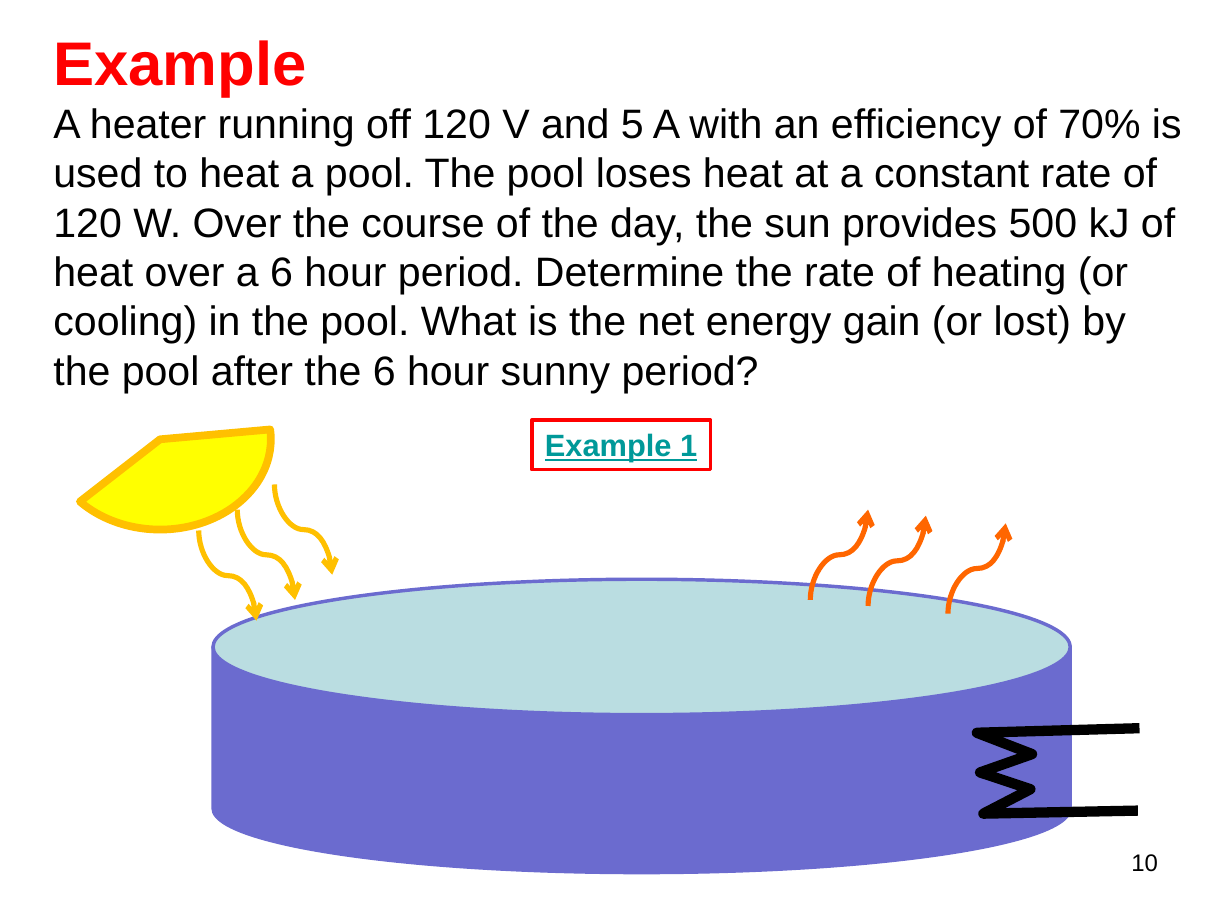
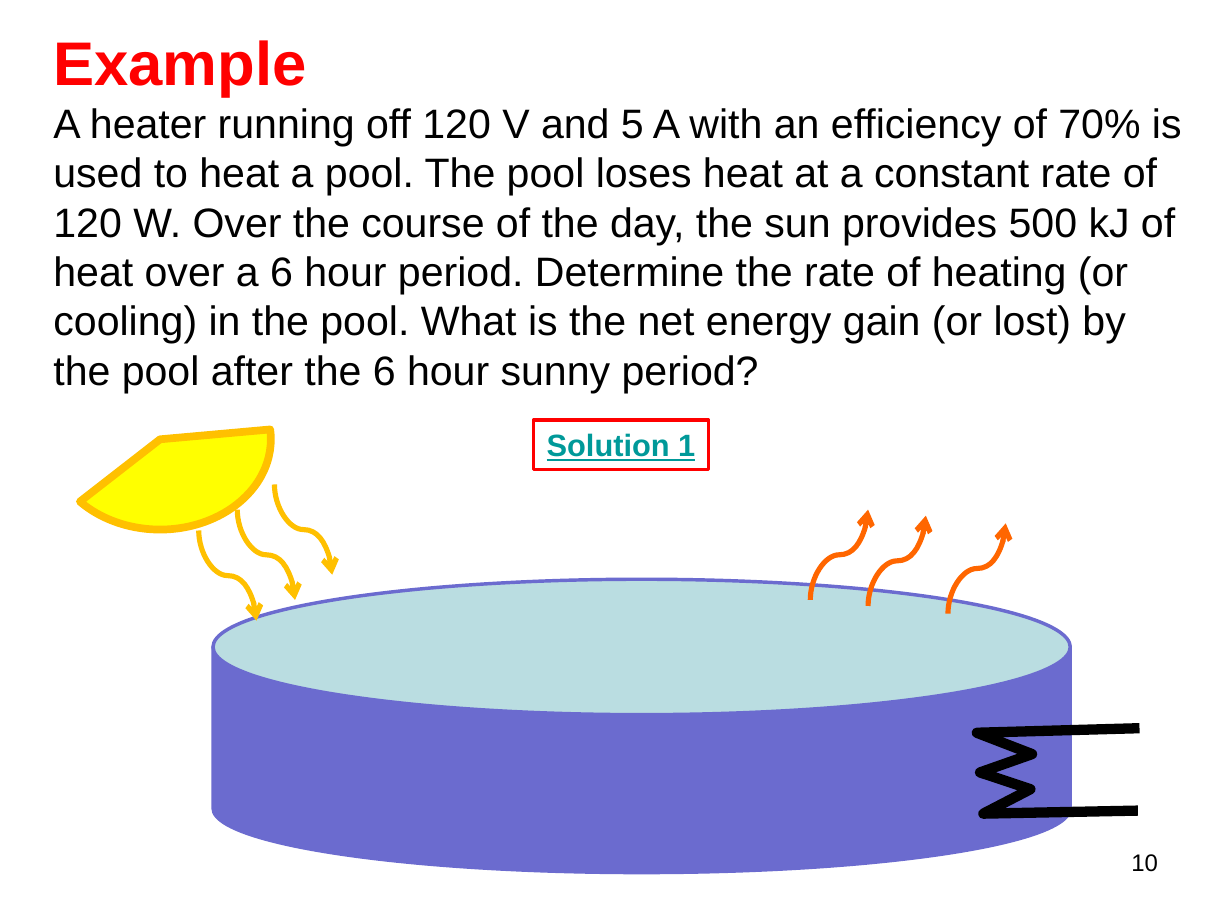
Before and after one commit to longapalooza/ENGR222, a slide deck: slide 10 of 05.First Law of Thermodynamics.pptx. Drawn at 1232x924 pixels with LibreOffice and Linux fonts; fonts in the diff are those of the drawing. Boxes give left, top, right and bottom in pixels: in the first picture for what was removed or moved away, otherwise in the second. Text is boxed around its words. In the diff, an @@ line names an element or a change of style, - is before the commit and + after.

```diff
--- a/05.First Law of Thermodynamics.pptx
+++ b/05.First Law of Thermodynamics.pptx
@@ text in rectangle at <box>547,433,695,461</box>: text changed @@
-Example 1
+Solution 1
```
Also in this commit, not shown: 2 other slides changed, 1 slide removed.
